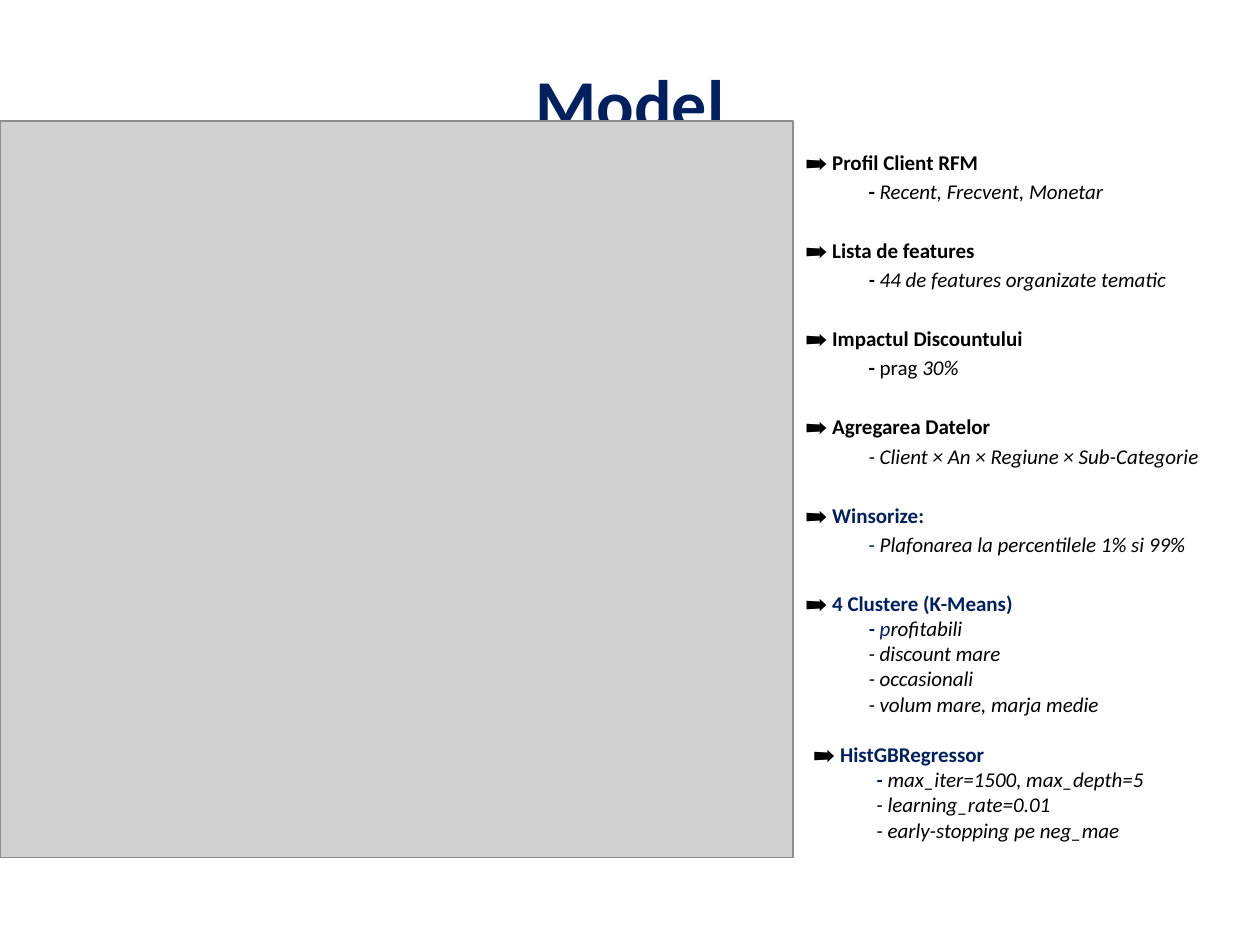
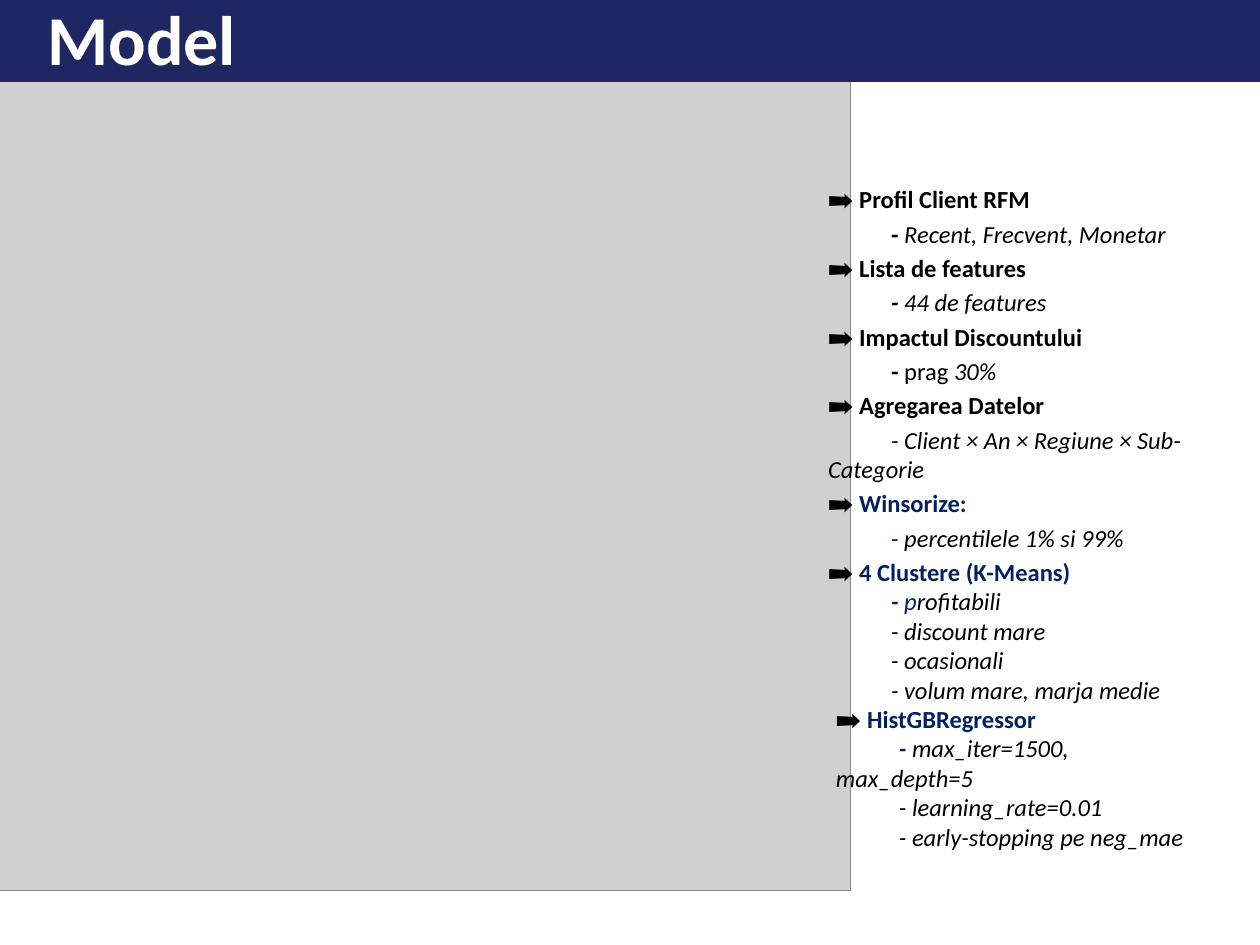
Before and after one commit to datiaxe/transactions_profit_prediction, a slide deck: slide 11 of reports/Profit_Prediction_Engine .pptx. Drawn at 1260x945 pixels with LibreOffice and Linux fonts; fonts in the diff are those of the drawing; grey boxes stand for pictures. Boxes give left, top, right and bottom in pixels: in the first picture for what was removed or moved away, otherwise in the second. Text is boxed around its words. In the diff, an @@ line names an element or a change of style, - is before the commit and + after.

```diff
--- a/reports/Profit_Prediction_Engine .pptx
+++ b/reports/Profit_Prediction_Engine .pptx
@@ rectangle added at box(0, 0, 1260, 81), fill #1E2761, outline #1E2761 1 pt @@
@@ text "Model": place and size @@
-text "Model" at box(536, 71, 724, 122)
+text "Model" at box(48, 16, 236, 66)
@@ text "Model" at box(48, 16, 236, 66): text colour #002060 to #FFFFFF; alignment centre to left @@
@@ picture: place and size @@
-picture at box(0, 121, 793, 858)
+picture at box(0, 82, 850, 891)
@@ text "➡️ Profil Client RFM": place and size @@
-text "➡️ Profil Client RFM" at box(806, 155, 1199, 842)
+text "➡️ Profil Client RFM" at box(828, 189, 1183, 851)
@@ text at box(828, 189, 1183, 851): size 12 to 14 pt in "➡️ Profil Client RFM", "- Recent, Frecvent, Monetar", "➡️ Lista de features", "➡️ Impactul Discountului" and 12 more places @@
@@ text at box(904, 294, 1046, 314): text changed; size 12 to 14 pt @@
-- 44 de features organizate tematic
+- 44 de features
@@ text at box(904, 530, 1123, 551): text changed; size 12 to 14 pt @@
-- Plafonarea la percentilele 1% si 99%
+- percentilele 1% si 99%
@@ text at box(904, 652, 1003, 669): text changed; size 12 to 14 pt @@
-  - occasionali
+  - ocasionali
```
Also in this commit, not shown: 12 other slides changed, 6 other files.
